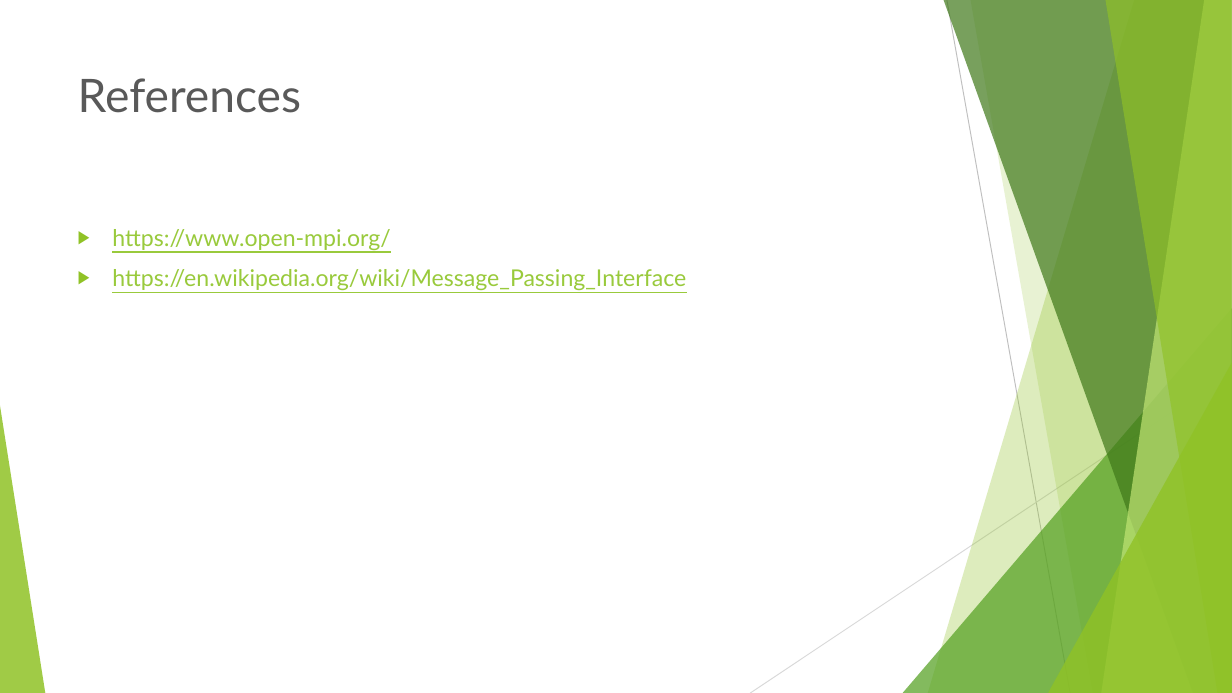
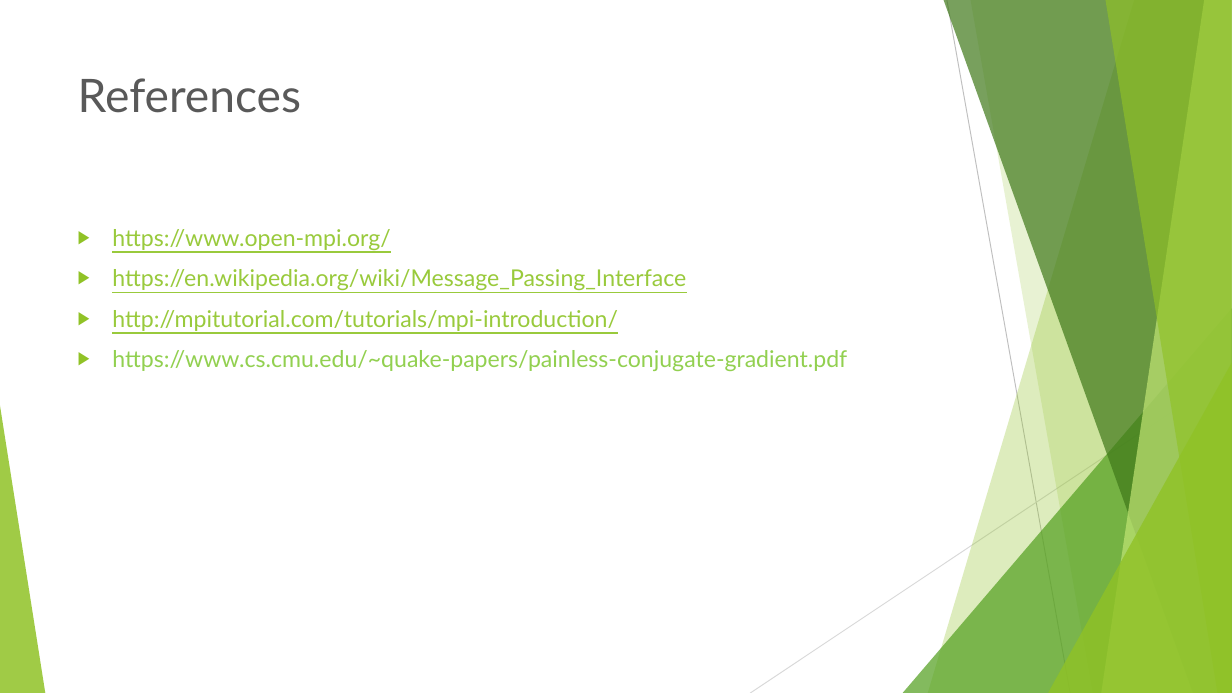
Before and after one commit to mawunyega/conjugate_gradient, a slide deck: slide 14 of presentattion.pptx (slide 11 before the commit). Drawn at 1232x693 pixels with LibreOffice and Linux fonts; fonts in the diff are those of the drawing. Boxes give left, top, right and bottom in pixels: in the first picture for what was removed or moved away, otherwise in the second. Text is boxed around its words. In the diff, an @@ line names an element or a change of style, - is before the commit and + after.

```diff
--- a/presentattion.pptx
+++ b/presentattion.pptx
@@ text at <box>112,310,847,371</box>: paragraphs added @@
+▶ http://mpitutorial.com/tutorials/mpi-introduction/
+▶ https://www.cs.cmu.edu/~quake-papers/painless-conjugate-gradient.pdf
```
Also in this commit, not shown: 5 slides added, 2 slides removed, 4 other files.
